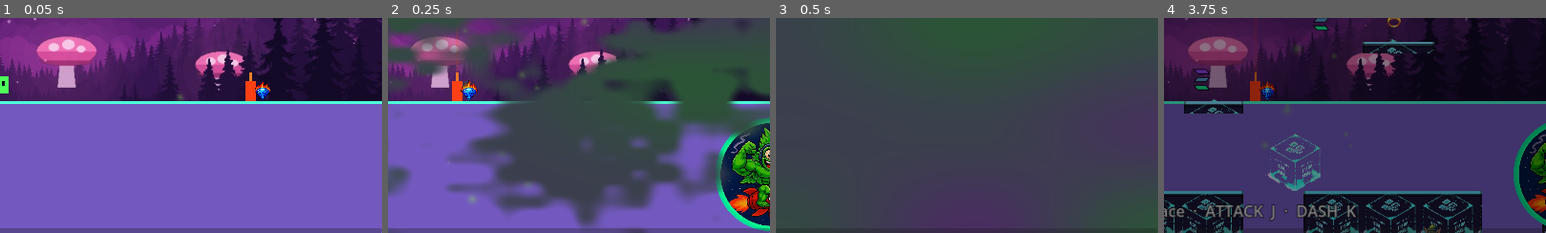
Above: before the commit, frames 1-4 (left to right).
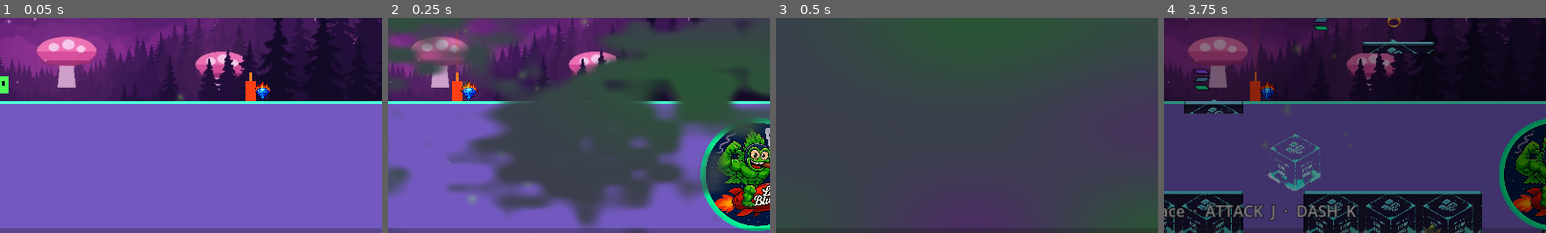
Above: after the commit, the same moments.

Repository: youngstunners88/GM-GAME
Game: Godot game, scene res://tests/founder_critical_probe_test.tscn
Two runs of this game, one before a commit and one after it. Both use one fixed random seed, a clock stepped at 60 frames per second and the inputs below. This scene is started directly instead of the project's main scene. Sound files missing from this copy of the repository are replaced by a short silence.
Inputs (mouse positions are % of the whole screen's width and height, from its top left):
- Up to frame 1 (0.05 s): no input
- Up to frame 2 (0.25 s): no input
- Up to frame 3 (0.5 s): no input
- Up to frame 4 (3.75 s): tap Enter at 0.5 s; move the mouse to (72, 45) at 0.52 s; hold D (move_right) 0.53-1.25 s; tap K (dash) at 0.6, 2.1 s; click (72, 45) at 0.67 s; tap Space (jump) at 0.77, 1.25 s; drag from (30, 55) to (68, 67) at 1.27 s; move the mouse to (60, 28) at 2.02 s; hold A (move_left) 2.03-2.75 s; click (60, 28) at 2.17 s; drag from (45, 70) to (20, 35) at 2.77 s; move the mouse to (80, 65) at 3.52 s; hold D (move_right) from 3.53 s (still down); hold Shift (sprint) from 3.53 s (still down); click (80, 65) at 3.67 s
The pictures show only the part of the screen within x 50-100%, y 50-100%; the shares and areas given below are measured in that part.

Frame 1 is identical in both runs. In frame 2, 6.3% of the frame differs, in the area x 81-100%, y 46-100%; in frame 3, nothing differs; in frame 4, 4.2%.
Error in both runs: Invalid call. Nonexistent function 'is_action_just_pressed' in base 'InputEventKey'. (res://src/ui/pause_menu.gd:12)

Commit message:
feat(blaze): swap in the founder's theme, wire B1/B2/B6 drop-ins, place Robin Hood art (B3)
The founder sent 4 images + 1 audio file in one message. Only the audio landed
as a file on disk (New_LB3.mp3); the 4 images still render into the
conversation but write nowhere in the container, same as the prior B1-B6 pass.
Searched every plausible path again before concluding that.

Music (DONE): New_LB3.mp3 ("Enter the Blaze Rush! Crush DIAMONDS!", ~3:24,
Suno) replaces blaze_rush_theme.mp3. Stripped the embedded cover-art video
stream before committing (Godot's importer doesn't need it, it's dead export
weight); audio itself verified untouched (duration, bitrate). Confirmed
end-to-end: loads as AudioStream, and a real Blaze run acquires the music
override on it.

B3 (DONE via art already in the repo, not a guess): the Robin Hood x Smoke
Lounge card the founder sent is pixel-identical to src/assets/art/
robinhood_smokelounge.png, which was already shipping. Its byte-identical
twin br_robinhood.png existed in the repo referenced by NOTHING — same as the
Blaze treeline backdrop before this pass. Now placed in the band at the exact
slot GoldMine vacated. Restructured BR_ART / BR_ART_WIDE (two arrays,
concatenated, wide art always forced to the end) into one ordered
BR_ART_ORDER list so slot position is directly expressible.

B6 (fully wired): confirmed now_look_smoke_lounge.png is br_smoke_lounge_car.
png ("$MOKE LOUNGE" lowrider) with the "NOW LOOK FOR THE SMOKE LOUNGE" call to
action added — the left half of the sent image matches the shipping banner's
composition. _build_lounge_banner() now prefers that file outright the moment
it exists, dropping the legacy plate rather than drawing both.

B1/B2 (wired, waiting on the file): the token art and the "ENTER THE BLAZE
RUSH!" arrival card both check ResourceLoader.exists() and swap in with zero
further code changes. B1's token auto-normalises to the current 103px
footprint regardless of the source PNG's resolution, and the idle pulse was
switched from tweening the TOKEN_SCALE constant to tweening the token's own
computed base scale — otherwise a differently-sized founder asset would shrink
on every pulse loop, the same bug class as the original flaming-diamond defect.

src/assets/logos/founder/README.md documents all three drop-in paths.

founder_critical_probe_test gained two gates: the band actually contains
br_robinhood.png (and still contains GoldMine) built from the real course, and
the shipped Blaze theme is the founder's ~3:24 track with a real music-override
acquisition, not just file presence.

Gates: 12 previous + 2 new, ALL PASS. Sentinel 18/18, sprite-alpha clean.

Co-Authored-By: Claude Opus 5 <noreply@anthropic.com>
Claude-Session: https://claude.ai/code/session_01KkjNwKWegSVaQWrVTiU8ru

Diff:
--- a/src/dashmode/blaze_rush.gd
+++ b/src/dashmode/blaze_rush.gd
@@ -88,6 +88,7 @@
 	# be influenced by hazard placement.
 	_build_protocol_landmarks()
 	_build_lounge_banner()
+	_build_world_card()
 	_build_finish()
 	_build_player()
 	_build_camera()
@@ -243,31 +244,70 @@
 ## the game has (all rebuilt clean, no added outline, correct green-ring
 ## DIAMONDS and the founder's own real GoldMine mark), plus two additional
 ## wide-format artworks alongside them.
-## ORDER IS THE LAYOUT. Slots are handed out along an even lattice in this
-## order, so moving an entry later in this list moves that logo further RIGHT
-## along the course.
-##
-## Founder (B3): "GM logo highlighted to move right." GoldMine was third of
-## seven — roughly a third of the way in. It now sits second from last, which
-## is the right-hand end of the band, and everything after its old position
-## shifts one slot earlier to close the space it left.
-const BR_ART := [
-	"res://src/assets/art/badge_lilblunt.png",
-	"res://src/assets/art/badge_diamonds.png",
-	"res://src/assets/art/badge_smokering.png",
-	"res://src/assets/art/badge_hood.png",
-	"res://src/assets/art/badge_goldmine.png",
+## FOUNDER ARTWORK DROP-IN PATHS (B1 / B2 / B6).
+##
+## The founder sent these four images in chat and I can see all of them, but
+## pasted images render into the conversation without ever being written to
+## disk — nothing landed anywhere on the filesystem, so there are no source
+## pixels to use. Re-drawing a brand mark from a description is reinterpretation
+## and is exactly how the Lil Blunt logo got replaced with the wrong art, so
+## nothing here is guessed at.
+##
+## Instead every one is wired to a documented path: drop the file, run
+## `godot --headless --import` once, and it appears with no code change. Same
+## convention as the Smoke Lounge video and the protocol logo placeholders.
+##
+##   B1  blaze_diamond_correct.png   the correct flaming-diamond mark, used for
+##                                   the in-course tokens and the Blaze badge
+##   B2  enter_the_blaze_rush.png    "ENTER THE BLAZE RUSH!" — the world-info
+##                                   card shown on entering a run
+##   B6  now_look_smoke_lounge.png   "NOW LOOK FOR THE SMOKE LOUNGE" — replaces
+##                                   the lowrider plate outright once present
+const FOUNDER_ART_DIR := "res://src/assets/logos/founder/"
+const DIAMOND_ART := FOUNDER_ART_DIR + "blaze_diamond_correct.png"
+const WORLD_CARD_ART := FOUNDER_ART_DIR + "enter_the_blaze_rush.png"
+const LOUNGE_BANNER_ART := FOUNDER_ART_DIR + "now_look_smoke_lounge.png"
+## The plate B6 replaces. Confirmed as the one the founder means: his new
+## artwork is this exact lowrider with the "NOW LOOK FOR THE SMOKE LOUNGE"
+## call-to-action added to its right-hand side.
+const LEGACY_LOUNGE_ART := "res://src/assets/art/br_smoke_lounge_car.png"
+
+## ORDER IS THE LAYOUT — one ordered list, badges and wide art together.
+##
+## Slots are handed out along an even lattice in this exact order, so an
+## entry's position here IS its position along the course. Badges and wide
+## artworks used to live in two separate arrays that were concatenated, which
+## meant every wide piece was forced to the END of the run no matter what the
+## founder asked for. They are one list now so any arrangement is expressible.
+##
+## Founder (B3): "GM logo highlighted to move right... place [the Robin Hood x
+## Smoke Lounge] artwork in the space freed / where GM currently sits."
+## GoldMine was third of seven; it now sits second from last (the right-hand
+## end of the band) and Robin Hood takes the third slot it vacated.
+##
+## `br_robinhood.png` was already in the repo, byte-identical to
+## robinhood_smokelounge.png and referenced by NOTHING — the same way the Blaze
+## treeline backdrop was sitting unused. It is wired now rather than re-made.
+##
+## `is_wide` scales by HEIGHT only so a banner keeps its aspect ratio instead of
+## being squashed into a square badge footprint.
+const BR_ART_ORDER := [
+	{"path": "res://src/assets/art/badge_lilblunt.png", "wide": false},
+	{"path": "res://src/assets/art/badge_diamonds.png", "wide": false},
+	# B3: the slot GoldMine vacated.
+	{"path": "res://src/assets/art/br_robinhood.png", "wide": true},
+	{"path": "res://src/assets/art/badge_smokering.png", "wide": false},
+	{"path": "res://src/assets/art/badge_hood.png", "wide": false},
+	{"path": "res://src/assets/art/br_diamond_certificate.png", "wide": true},
 	# The mode's own mark — founder: "you also need to add the Blaze logo."
-	# Composed onto the same circular field as the protocol badges so it sits
-	# in the lineup at matching size, not as a loose gameplay sprite.
-	"res://src/assets/art/badge_blaze.png",
-	"res://src/assets/art/badge_h420.png",
-]
-## Wide-format artworks — NOT forced into circular badges, kept at their own
-## aspect ratio. Placed the same as BR_ART (band-anchored, gap-aware).
-const BR_ART_WIDE := [
-	"res://src/assets/art/br_smoke_lounge_car.png",
-	"res://src/assets/art/br_diamond_certificate.png",
+	{"path": "res://src/assets/art/badge_blaze.png", "wide": false},
+	# B3: GoldMine moved right, near the end of the band.
+	{"path": "res://src/assets/art/badge_goldmine.png", "wide": false},
+	{"path": "res://src/assets/art/badge_h420.png", "wide": false},
+	# The Smoke Lounge lowrider. Founder (B6) wants this banner replaced by the
+	# "NOW LOOK FOR THE SMOKE LOUNGE" artwork; see LOUNGE_BANNER_ART, which
+	# drops this entry automatically once that file lands.
+	{"path": "res://src/assets/art/br_smoke_lounge_car.png", "wide": true},
 ]
 
 ## X ranges with no floor under them. Logos must never be placed here: with
@@ -331,6 +371,50 @@
 				return cand
 	return INF
 
+
+## B2 — WORLD-INFO CARD: "so the player is informed of the world they entered".
+##
+## Founder art: "ENTER THE BLAZE RUSH!" — a wide flaming-diamond wordmark. It
+## shows on entering a run, holds briefly, then fades, so it reads as an arrival
+## title rather than another permanent decal on the band.
+##
+## Screen-space on its own CanvasLayer above gameplay but BELOW the HUD, so it
+## never covers the puff/attempt counters. Silent no-op until the art lands —
+## an empty plate with no wordmark tells the player nothing, which is the empty
+## tab the founder circled in the first place.
+const WORLD_CARD_HOLD: float = 1.5
+const WORLD_CARD_FADE: float = 0.7
+
+func _build_world_card() -> void:
+	if not ResourceLoader.exists(WORLD_CARD_ART):
+		return
+	var tex: Texture2D = load(WORLD_CARD_ART)
+	if tex == null:
+		return
+	var layer := CanvasLayer.new()
+	layer.name = "WorldCard"
+	layer.layer = 5
+	add_child(layer)
+
+	var card := TextureRect.new()
+	card.texture = tex
+	card.expand_mode = TextureRect.EXPAND_IGNORE_SIZE
+	card.stretch_mode = TextureRect.STRETCH_KEEP_ASPECT_CENTERED
+	card.mouse_filter = Control.MOUSE_FILTER_IGNORE
+	card.set_anchors_preset(Control.PRESET_FULL_RECT)
+	# Upper-middle third: clear of the HUD row at the top and of the run line.
+	card.offset_top = 70
+	card.offset_bottom = -260
+	card.texture_filter = CanvasItem.TEXTURE_FILTER_LINEAR_WITH_MIPMAPS
+	layer.add_child(card)
+
+	card.modulate = Color(1, 1, 1, 0)
+	var tw := card.create_tween()
+	tw.tween_property(card, "modulate:a", 1.0, 0.35)
+	tw.tween_interval(WORLD_CARD_HOLD)
+	tw.tween_property(card, "modulate:a", 0.0, WORLD_CARD_FADE)
+	tw.finished.connect(layer.queue_free)
+
 ## SMOKE LOUNGE ANTICIPATION BANNER — on every Blaze course, guaranteed.
 ##
 ## Founder (B6): the banner must make the player "anticipate the Smoke Lounge",
@@ -366,6 +450,26 @@
 	banner.position = Vector2(bx, GROUND_Y + BAND_ART_Y)
 	banner.z_index = 1
 	add_child(banner)
+
+	# B6: the founder's own "NOW LOOK FOR THE SMOKE LOUNGE" artwork the moment
+	# it is on disk. It carries its own call to action, so the procedural plate
+	# and lettering below are the FALLBACK, not a frame around it — drawing both
+	# would double the message.
+	if ResourceLoader.exists(LOUNGE_BANNER_ART):
+		var art_tex: Texture2D = load(LOUNGE_BANNER_ART)
+		if art_tex != null:
+			var art := Sprite2D.new()
+			art.texture = art_tex
+			# Height-fit so a wide banner keeps its aspect ratio; the band is
+			# 220px tall from GROUND_Y and this sits inside it.
+			var fit: float = (LOUNGE_BANNER_H * 1.55) / maxf(float(art_tex.get_height()), 1.0)
+			art.scale = Vector2(fit, fit)
+			art.texture_filter = CanvasItem.TEXTURE_FILTER_LINEAR_WITH_MIPMAPS
+			banner.add_child(art)
+			var breath := banner.create_tween().set_loops()
+			breath.tween_property(banner, "scale", Vector2(1.03, 1.03), 1.1).set_trans(Tween.TRANS_SINE)
+			breath.tween_property(banner, "scale", Vector2.ONE, 1.1).set_trans(Tween.TRANS_SINE)
+			return
 
 	var plate := ColorRect.new()
 	plate.color = Color(0.07, 0.03, 0.13, 1.0)
@@ -430,12 +534,16 @@
 	# wide artworks are scaled by HEIGHT ONLY so they keep their native aspect
 	# ratio instead of being squashed into a square.
 	var available: Array[Array] = []
-	for p: String in BR_ART:
-		if ResourceLoader.exists(p):
-			available.append([p, false])
-	for p: String in BR_ART_WIDE:
-		if ResourceLoader.exists(p):
-			available.append([p, true])
+	for entry: Dictionary in BR_ART_ORDER:
+		var path: String = str(entry["path"])
+		if not ResourceLoader.exists(path):
+			continue
+		# B6: once the founder's replacement lounge banner exists, the old
+		# lowrider plate is dropped from the band rather than shown alongside it
+		# ("replace entirely").
+		if path == LEGACY_LOUNGE_ART and ResourceLoader.exists(LOUNGE_BANNER_ART):
+			continue
+		available.append([path, bool(entry["wide"])])
 	if available.is_empty():
 		return
 	# Founder: "feature ALL of the protocol logos in the Blaze Rush." One slot
@@ -736,9 +844,21 @@
 	area.position = Vector2(x, GROUND_Y - actual_height)
 	area.collision_mask = 2
 	var puff := Sprite2D.new()
-	# Blue gem so the RED flame reads against it (founder T1).
-	puff.texture = preload("res://src/assets/sprites/fx_flame_diamond_blue.png")
-	puff.scale = TOKEN_SCALE
+	# B1: the founder's own flaming-diamond mark when it is on disk, otherwise
+	# the blue gem that ships today. He circled the current one as wrong; his
+	# replacement is a clear brilliant-cut diamond wrapped in orange flame.
+	var diamond_tex: Texture2D = null
+	if ResourceLoader.exists(DIAMOND_ART):
+		diamond_tex = load(DIAMOND_ART)
+	if diamond_tex == null:
+		diamond_tex = preload("res://src/assets/sprites/fx_flame_diamond_blue.png")
+	puff.texture = diamond_tex
+	# Normalise to the same on-screen footprint whatever the source resolution
+	# is — a 1024px founder PNG at TOKEN_SCALE would be enormous.
+	var tok_px: float = maxf(float(diamond_tex.get_width()), 1.0)
+	var tok_fit: float = (103.0 / tok_px)
+	puff.scale = TOKEN_SCALE * tok_fit
+	puff.texture_filter = CanvasItem.TEXTURE_FILTER_LINEAR_WITH_MIPMAPS
 	area.add_child(puff)
 	var col := CollisionShape2D.new()
 	var shape := CircleShape2D.new()
@@ -757,8 +877,12 @@
 	# ~30 regardless. Anchored to TOKEN_SCALE, the authored size is now the
 	# size that actually renders.
 	var pulse := puff.create_tween().set_loops()
-	pulse.tween_property(puff, "scale", TOKEN_SCALE * 1.12, 0.5).set_trans(Tween.TRANS_SINE)
-	pulse.tween_property(puff, "scale", TOKEN_SCALE, 0.5).set_trans(Tween.TRANS_SINE)
+	# Relative to the SCALE THIS TOKEN ACTUALLY HAS, not the constant — the
+	# founder art is a different resolution, so puff.scale is TOKEN_SCALE times
+	# a fit factor. Tweening to the bare constant would shrink it every loop.
+	var tok_base: Vector2 = puff.scale
+	pulse.tween_property(puff, "scale", tok_base * 1.12, 0.5).set_trans(Tween.TRANS_SINE)
+	pulse.tween_property(puff, "scale", tok_base, 0.5).set_trans(Tween.TRANS_SINE)
 	area.body_entered.connect(func(b: Node2D) -> void:
 		# `_crash_pending` guard: a candle and a diamond can be touched on the
 		# SAME physics frame ("often via candle bounce", the founder's words).
--- a/tests/founder_critical_probe_test.gd
+++ b/tests/founder_critical_probe_test.gd
@@ -53,6 +53,8 @@
 	await _test_boss_backdrop_floor_alignment(2)
 	await _test_lounge_pickups_never_overlap()
 	await _test_blaze_backdrops_differ_per_realm()
+	await _test_blaze_band_includes_robinhood_after_goldmine_move()
+	await _test_blaze_music_is_the_founders_track()
 
 	if _failures == 0:
 		print("FOUNDER_CRITICAL_PROBE: ALL PASS")
@@ -765,3 +767,66 @@
 	for c in root.get_children():
 		out.append_array(_find_all(c, cls))
 	return out
+
+## B3 — GoldMine moved right; the Robin Hood x Smoke Lounge artwork was already
+## in the repo (byte-identical to an unreferenced file, br_robinhood.png) and
+## now fills the slot GoldMine vacated. This proves both halves against the
+## real band build rather than reading the ordered list back.
+func _test_blaze_band_includes_robinhood_after_goldmine_move() -> void:
+	GameManager.dash_return = {
+		"scene_path": LEVEL_SCENES[1],
+		"position": Vector2(1234.5, 321.5),
+		"level_index": 1,
+	}
+	await _arm_decoy_current_scene()
+	var run: Node = BLAZE_RUSH.instantiate()
+	add_child(run)
+	await get_tree().process_frame
+	await get_tree().process_frame
+
+	var paths: Array[String] = []
+	for child in run.get_children():
+		var spr := child as Sprite2D
+		if spr != null and spr.texture != null:
+			paths.append(spr.texture.resource_path)
+
+	_check("Blaze band includes the Robin Hood x Smoke Lounge artwork",
+		paths.any(func(p: String) -> bool: return p.contains("br_robinhood")),
+		"br_robinhood.png was not placed on the course")
+	_check("Blaze band still includes the GoldMine badge",
+		paths.any(func(p: String) -> bool: return p.contains("badge_goldmine")),
+		"moving GoldMine right must not drop it from the band")
+	run.queue_free()
+	await get_tree().process_frame
+
+## The founder replaced the Blaze theme (New_LB3.mp3, "Enter the Blaze Rush!
+## Crush DIAMONDS!"). Confirms the run actually acquires a music override on
+## the shipped file, not merely that the file exists on disk.
+func _test_blaze_music_is_the_founders_track() -> void:
+	var path := "res://src/assets/music/blaze_rush_theme.mp3"
+	_check("Blaze theme file present", ResourceLoader.exists(path))
+	if not ResourceLoader.exists(path):
+		return
+	var stream: AudioStream = load(path) as AudioStream
+	_check("Blaze theme loads as an AudioStream", stream != null)
+	if stream:
+		# The founder's track runs ~3:24; the old placeholder theme was much
+		# shorter. A length floor catches an accidental revert to the old file
+		# without hardcoding an exact duration future re-encodes might shift.
+		_check("Blaze theme is the founder's ~3:24 track, not the old placeholder",
+			stream.get_length() > 120.0, "length=%.1fs" % stream.get_length())
+
+	GameManager.dash_return = {
+		"scene_path": LEVEL_SCENES[1],
+		"position": Vector2(1234.5, 321.5),
+		"level_index": 1,
+	}
+	await _arm_decoy_current_scene()
+	var run: Node = BLAZE_RUSH.instantiate()
+	add_child(run)
+	for i in 6:
+		await get_tree().process_frame
+	_check("Blaze run acquires the music override on the shipped theme",
+		int(run.get("_music_token")) != -1)
+	run.queue_free()
+	await get_tree().process_frame
Not shown, changed: STATUS.md
Not shown, added: src/assets/logos/founder/README.md
Not shown, changed: src/assets/music/blaze_rush_theme.mp3
